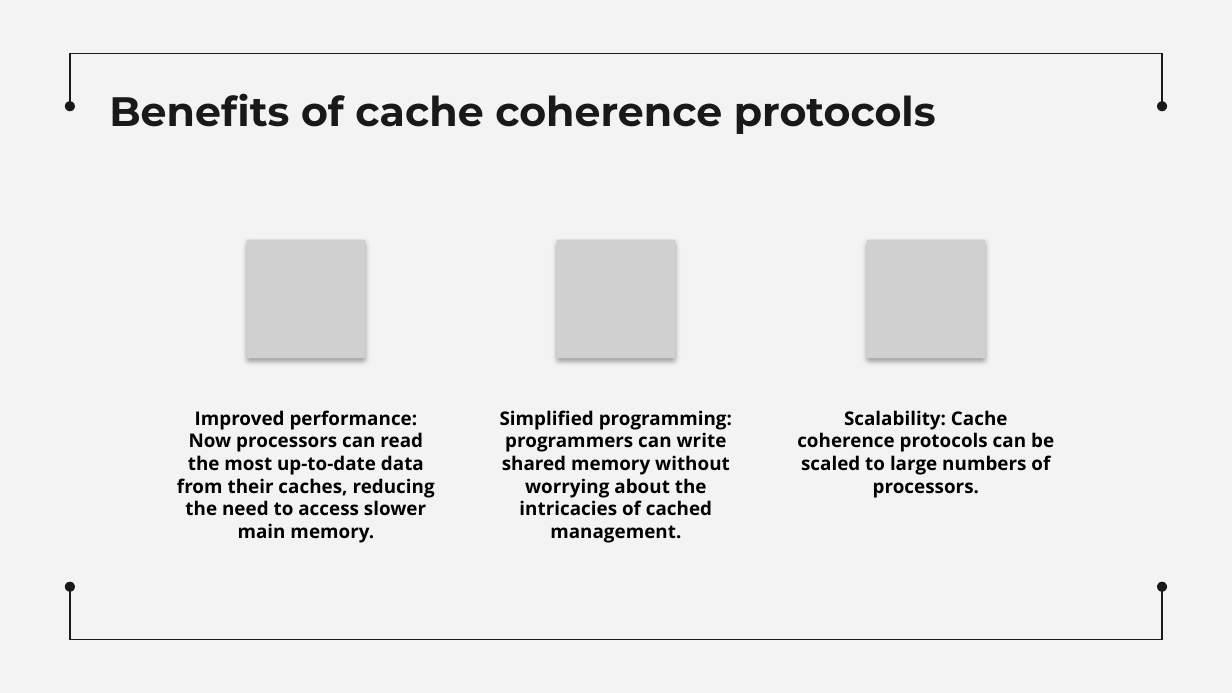
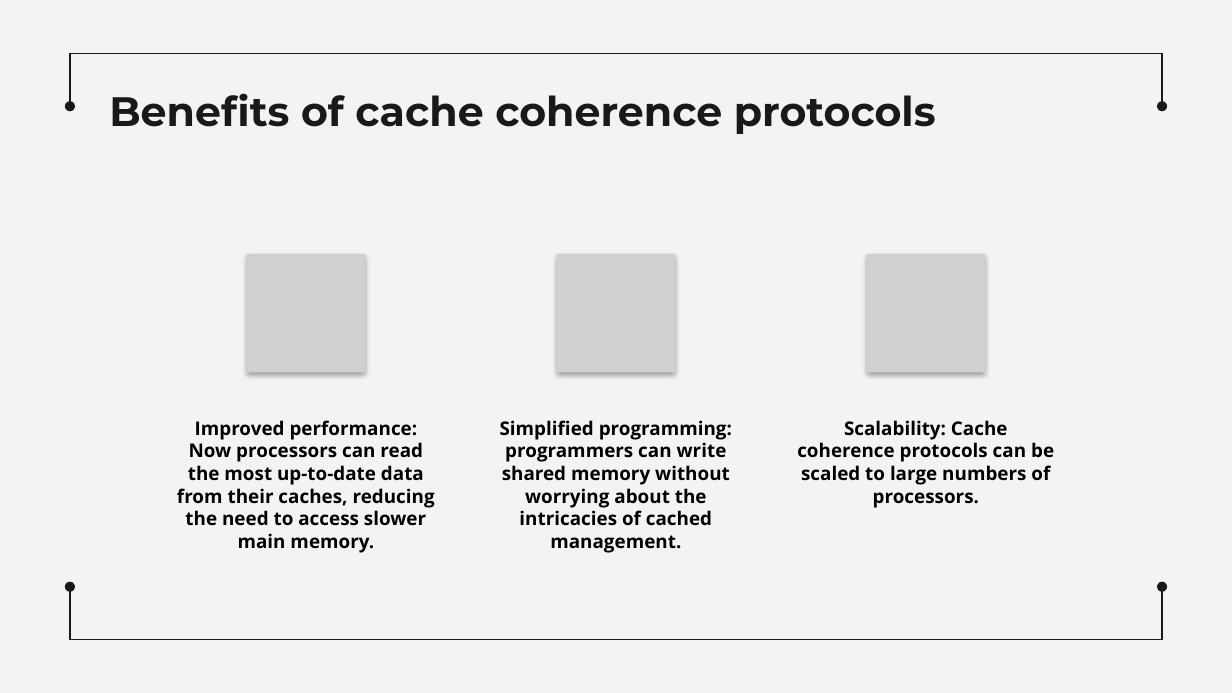
Before and after one commit to MahmoudEssam707/Operating-System, a slide deck: slide 16 of Presentaion on Shared Memory Machines/Sharing Memory Machines Gowely edit.pptx. Drawn at 1232x693 pixels with LibreOffice and Linux fonts; fonts in the diff are those of the drawing; grey boxes stand for pictures. Boxes give left, top, right and bottom in pixels: in the first picture for what was removed or moved away, otherwise in the second. Text is boxed around its words. In the diff, an @@ line names an element or a change of style, - is before the commit and + after.

```diff
--- a/Presentaion on Shared Memory Machines/Sharing Memory Machines Gowely edit.pptx
+++ b/Presentaion on Shared Memory Machines/Sharing Memory Machines Gowely edit.pptx
@@ 3 pictures: place and size @@
-3 pictures at (246, 239, 984, 357)
+3 pictures at (246, 254, 984, 372)
@@ text "Improved performance: Now processors can ...": place and size @@
-text "Improved performance: Now processors can ..." at (177, 410, 435, 543)
+text "Improved performance: Now processors can ..." at (177, 420, 435, 553)
@@ text "Simplified programming: programmers can write ...": place and size @@
-text "Simplified programming: programmers can write ..." at (500, 410, 732, 543)
+text "Simplified programming: programmers can write ..." at (500, 420, 732, 553)
@@ text "Scalability: Cache coherence protocols can ...": place and size @@
-text "Scalability: Cache coherence protocols can ..." at (797, 410, 1054, 498)
+text "Scalability: Cache coherence protocols can ..." at (797, 420, 1054, 508)
```
Also in this commit, not shown: 3 other slides changed, 2 slides added.
